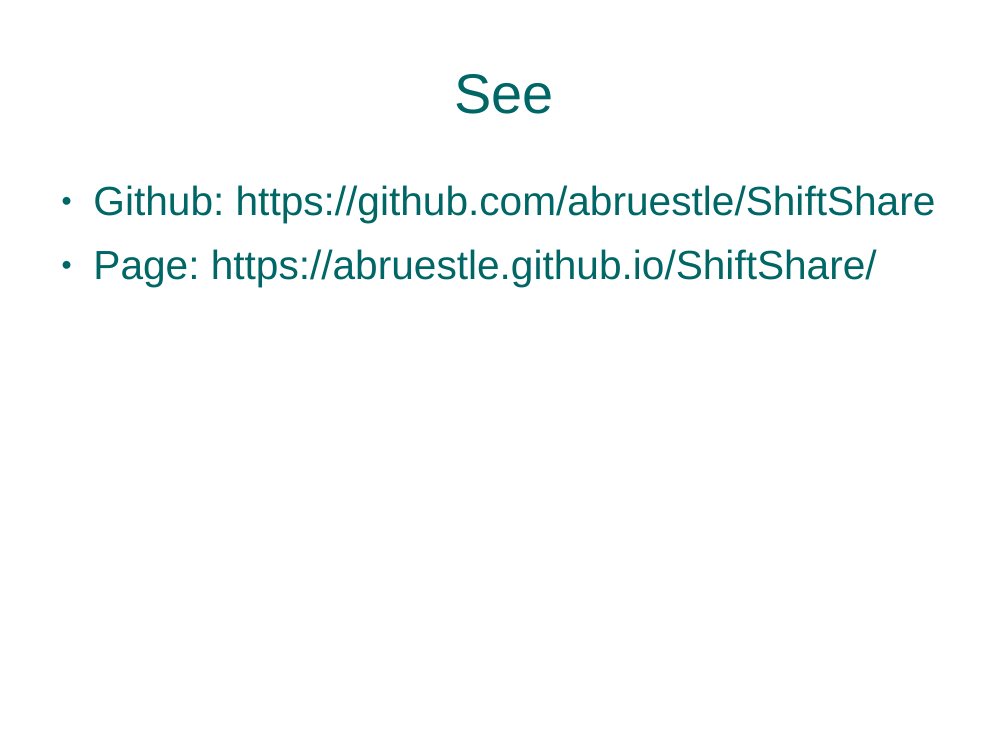
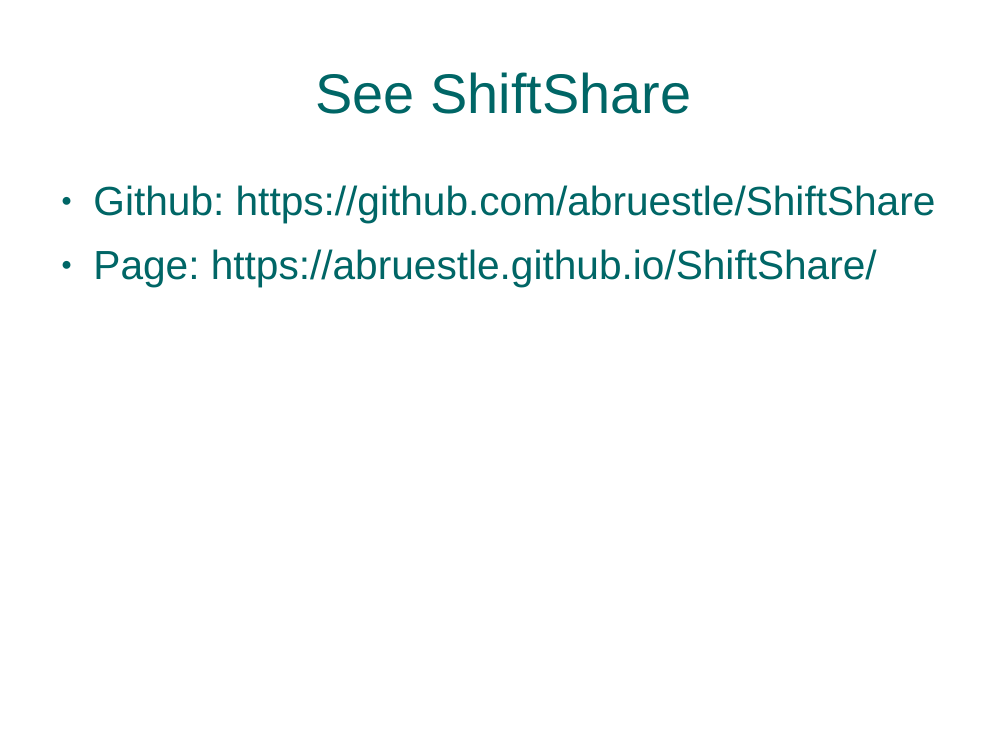
Before and after one commit to abruestle/ShiftShare, a slide deck: slide 7 of presentation/ShiftSharePresentation.ppt. Drawn at 1008x756 pixels with LibreOffice and Linux fonts; fonts in the diff are those of the drawing; background and template pictures are left out. Boxes give left, top, right and bottom in pixels: in the first picture for what was removed or moved away, otherwise in the second. Text is boxed around its words. In the diff, an @@ line names an element or a change of style, - is before the commit and + after.

```diff
--- a/presentation/ShiftSharePresentation.ppt
+++ b/presentation/ShiftSharePresentation.ppt
@@ title at (316, 72, 692, 114): text changed @@
-See
+See ShiftShare
```
Also in this commit, not shown: 2 other slides changed, 1 slide added, 1 other file.
